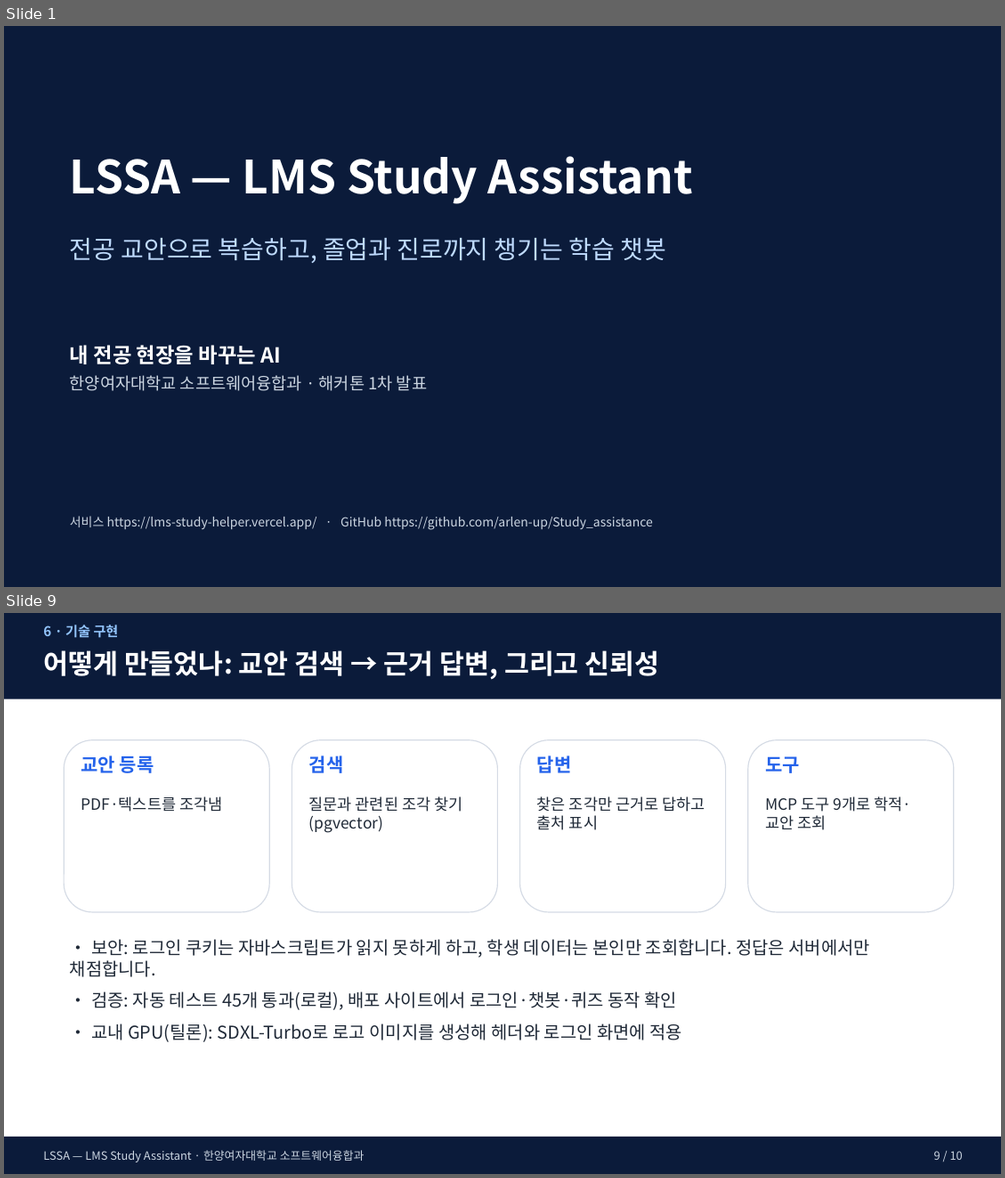
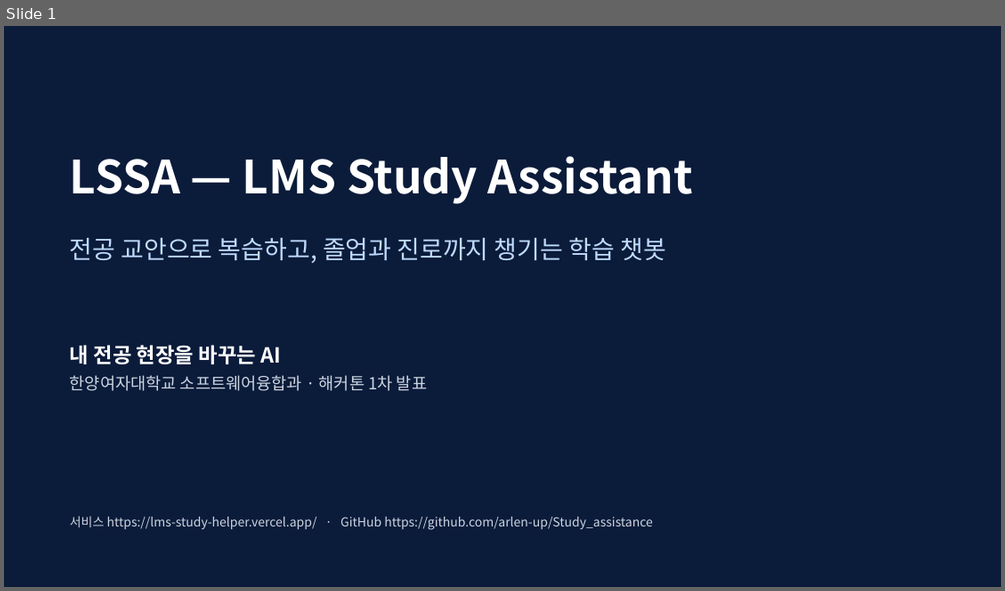
Before and after one commit to arlen-up/Study_assistance, a slide deck: docs/발표자료/10장/LSSA_발표_10장.pptx. Shown one above the other, each under a label of ours: slides 1 and 9 before the commit, slide 1 after it; the slides between them are not shown. The pictures are 1005x1178 and 1005x591 pixels, drawn with LibreOffice and Linux fonts; fonts in the diff are those of the drawing. Boxes give left, top, right and bottom in pixels: in the first picture for what was removed or moved away, otherwise in the second. Text is boxed around its words. In the diff, an @@ line names an element or a change of style, - is before the commit and + after.

```diff
--- a/docs/발표자료/10장/LSSA_발표_10장.pptx
+++ b/docs/발표자료/10장/LSSA_발표_10장.pptx
@@ slide 9 removed at [4, 613, 1001, 1174], background #FFFFFF @@
@@ rectangle removed at [4, 613, 1001, 699] @@
@@ text removed at [43, 625, 119, 638] @@
-6 · 기술 구현
@@ text removed at [43, 650, 660, 680] @@
-어떻게 만들었나: 교안 검색 → 근거 답변, 그리고 신뢰성
@@ rounded rectangle removed at [64, 740, 269, 912] @@
@@ rounded rectangle removed at [291, 740, 498, 912] @@
@@ rounded rectangle removed at [520, 740, 726, 912] @@
@@ rounded rectangle removed at [748, 740, 954, 912] @@
@@ text removed at [81, 755, 154, 773] @@
-교안 등록
@@ text removed at [309, 755, 344, 773] @@
-검색
@@ text removed at [537, 755, 572, 773] @@
-답변
@@ text removed at [765, 756, 800, 773] @@
-도구
@@ text removed at [81, 796, 222, 811] @@
-PDF·텍스트를 조각냄
@@ text removed at [309, 796, 462, 833] @@
-질문과 관련된 조각 찾기 (pgvector)
@@ text removed at [537, 796, 704, 830] @@
-찾은 조각만 근거로 답하고 출처 표시
@@ text removed at [765, 796, 911, 830] @@
-MCP 도구 9개로 학적·교안 조회
@@ text removed at [70, 939, 870, 1042] @@
-• 보안: 로그인 쿠키는 자바스크립트가 읽지 못하게 하고, 학생 데이터는 본인만 조회합니다. 정답은 서버에서만 채점합니다.
-• 검증: 자동 테스트 45개 통과(로컬), 배포 사이트에서 로그인·챗봇·퀴즈 동작 확인
-• 교내 GPU(틸론): SDXL-Turbo로 로고 이미지를 생성해 헤더와 로그인 화면에 적용
@@ rectangle removed at [4, 1136, 1001, 1174] @@
@@ text removed at [43, 1150, 364, 1162] @@
-LSSA — LMS Study Assistant · 한양여자대학교 소프트웨어융합과
@@ text removed at [934, 1151, 963, 1159] @@
-9 / 10
```
Also in this commit, not shown: 8 slides changed, 2 slides added, 1 other file.
